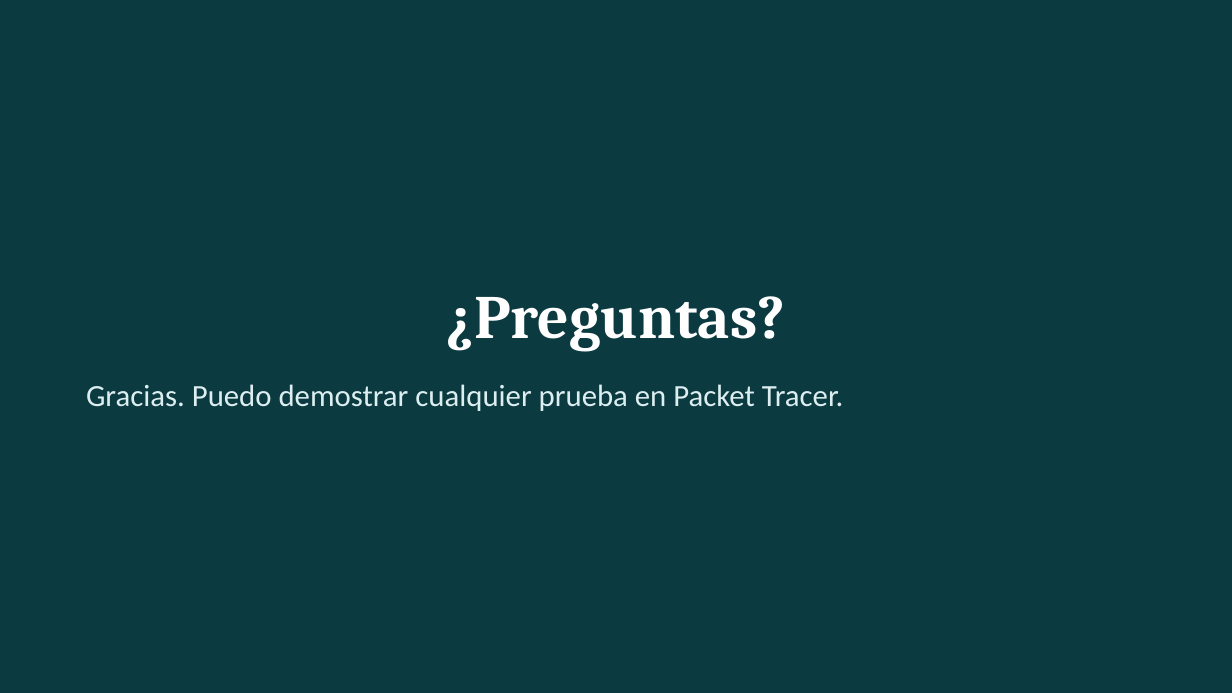
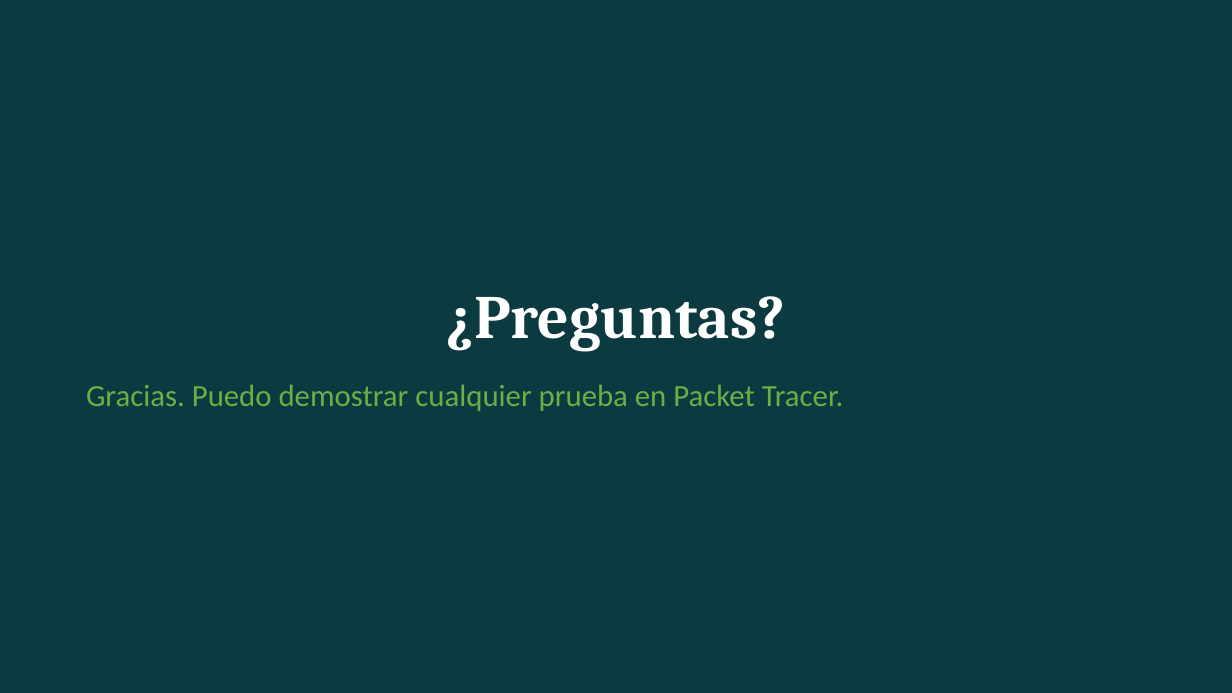
Before and after one commit to USX22/inalambricreds2, a slide deck: slide 14 of entregables/Presentacion_InnovaLogistics.pptx. Drawn at 1232x693 pixels with LibreOffice and Linux fonts; fonts in the diff are those of the drawing. Boxes give left, top, right and bottom in pixels: in the first picture for what was removed or moved away, otherwise in the second. Text is boxed around its words. In the diff, an @@ line names an element or a change of style, - is before the commit and + after.

```diff
--- a/entregables/Presentacion_InnovaLogistics.pptx
+++ b/entregables/Presentacion_InnovaLogistics.pptx
@@ text "Gracias. Puedo demostrar cualquier prueba ..." at box(86, 384, 844, 411): text colour #DCEEF0 to #70AD47 @@
```
Also in this commit, not shown: 13 other slides changed, 3 other files.
